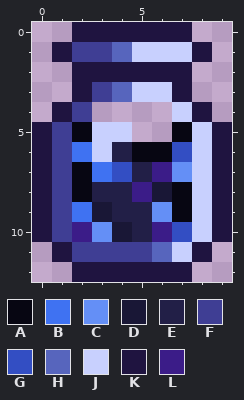
Pixel-art sprite: Items/GraniteAura.png. Above, as it was before the edit.
The file is 20x26 pixels, drawn in blocks of 2x2; one block is one cell here.
Palette (. is transparent): A #070612  B #3f72f2  C #648ff6  D #191736  E #221f47  F #3f3e94  G #334ec3  H #5765bd  J #c8d0fe  K #1f1440  L #3b1c88
Pixels before, first column x 0:
 0 ..KKKKKK..
 1 .KFFHJJJK.
 2 ..KKKKKK..
 3 ..KFHJJK..
 4 .KF....JK.
 5 KFAJJ..AJK
 6 KFBJEAAGJK
 7 KFABGELCJK
 8 KFAEELDAJK
 9 KFBDEECAJK
10 KFLCDELGJK
11 .KFFFFHJK.
12 ..KKKKKK..
Once edited:
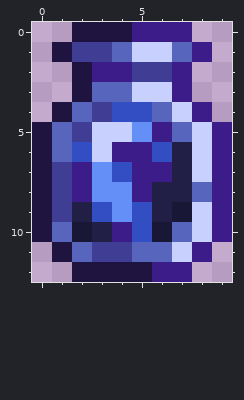
Edits made:
The author put colour C in row 5 at x 5.
Colour B becomes colour C in row 7 at x 3.
Colour E becomes colour C in row 8 at x 3 to 4; in row 9 at x 4.
Colour A becomes colour D in row 9 at x 7.
Colour L becomes colour D in row 10 at x 2 and 6.
Colour A becomes colour E in row 8 at x 7.
Colour B becomes colour E in row 9 at x 2.
Colour C becomes colour E in row 7 at x 7; in row 9 at x 6; in row 10 at x 3.
Colour D becomes colour E in row 8 at x 6.
Colour G becomes colour E in row 6 at x 7.
The author put colour F in row 4 at x 3.
Colour A becomes colour F in row 5 at x 2.
Colour K becomes colour F in row 2 at x 5 to 6.
The author put colour G in row 4 at x 4 to 5.
Colour A becomes colour G in row 6 at x 6.
Colour B becomes colour G in row 6 at x 2.
Colour D becomes colour G in row 9 at x 3.
Colour E becomes colour G in rows 9 to 10 at x 5.
The author put colour H in row 4 at x 6.
Colour A becomes colour H in row 5 at x 7.
Colour F becomes colour H in row 3 at x 3; in row 4 at x 2; in rows 5 to 6 at x 1; in row 10 at x 1; in row 11 at x 2 and 5.
Colour G becomes colour H in row 10 at x 7.
Colour J becomes colour H in row 1 at x 7; in row 8 at x 8.
The author put colour L in row 5 at x 6.
Colour A becomes colour L in row 6 at x 5; in rows 7 to 8 at x 2.
Colour D becomes colour L in row 10 at x 4.
Colour E becomes colour L in row 6 at x 4; in row 7 at x 5.
Colour K becomes colour L in row 0 at x 5 to 7; in row 1 at x 8; in row 2 at x 3 to 4 and 7; in row 3 at x 7; in row 4 at x 8; in rows 5 to 10 at x 9.
Colour K becomes colour L in row 11 at x 8; in row 12 at x 6 to 7.
Pixel boxes of the changes (left, top, right, bottom) in both pictures:
changed: (52, 22, 232, 282)
